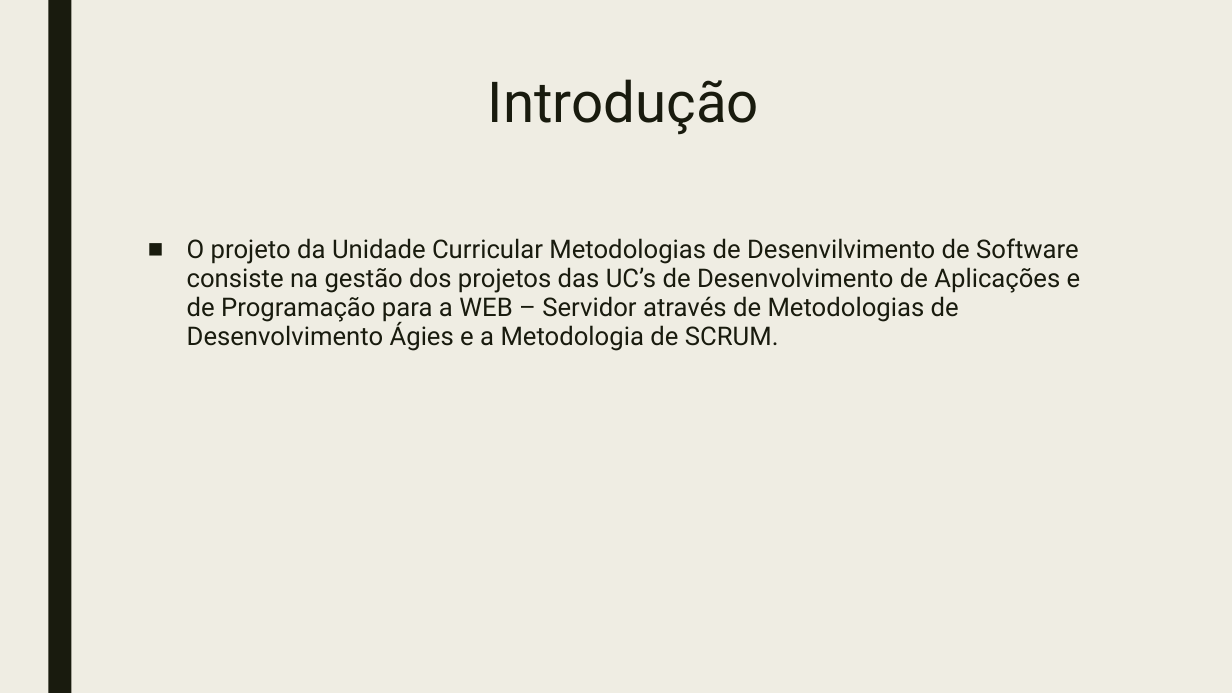
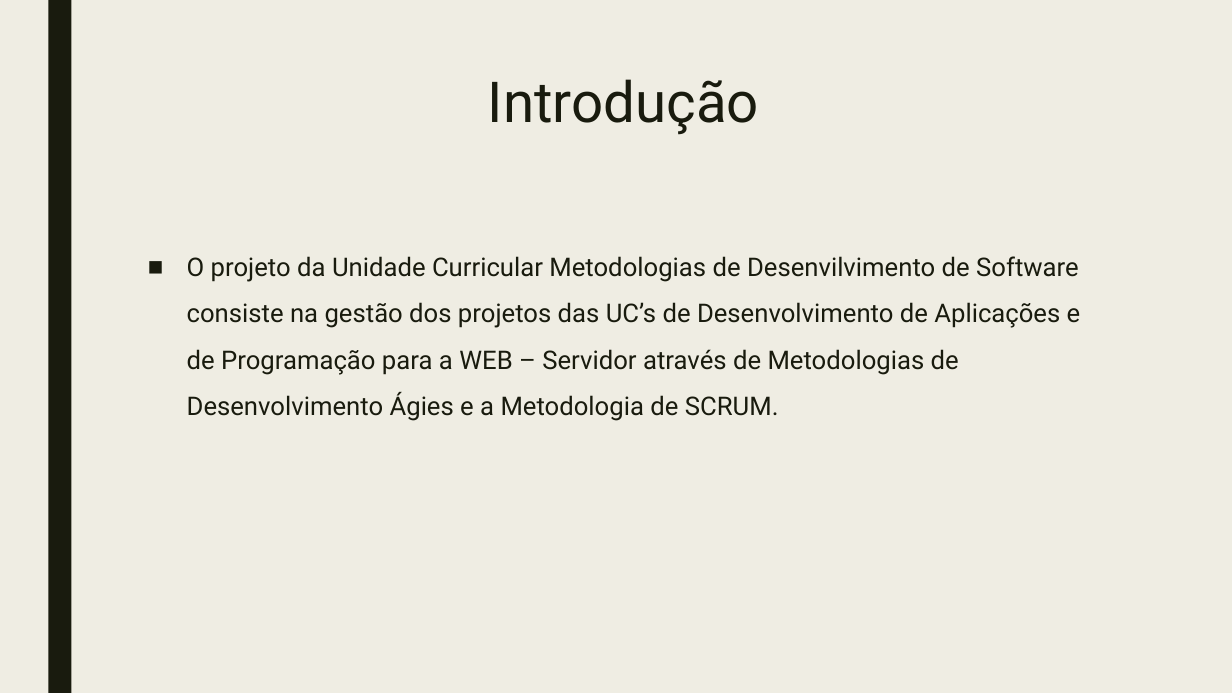
Before and after one commit to doomiinguees/PSI_PWS_PLC, a slide deck: slide 2 of doc/Metodologias de Desenvolvimento de Software.pptx. Drawn at 1232x693 pixels with LibreOffice and Linux fonts; fonts in the diff are those of the drawing. Boxes give left, top, right and bottom in pixels: in the first picture for what was removed or moved away, otherwise in the second. Text is boxed around its words. In the diff, an @@ line names an element or a change of style, - is before the commit and + after.

```diff
--- a/doc/Metodologias de Desenvolvimento de Software.pptx
+++ b/doc/Metodologias de Desenvolvimento de Software.pptx
@@ text "O projeto da Unidade Curricular ..." at <box>187,256,1081,421</box>: line spacing 0.94 to 1.5 @@
```
Also in this commit, not shown: 6 other slides changed.
